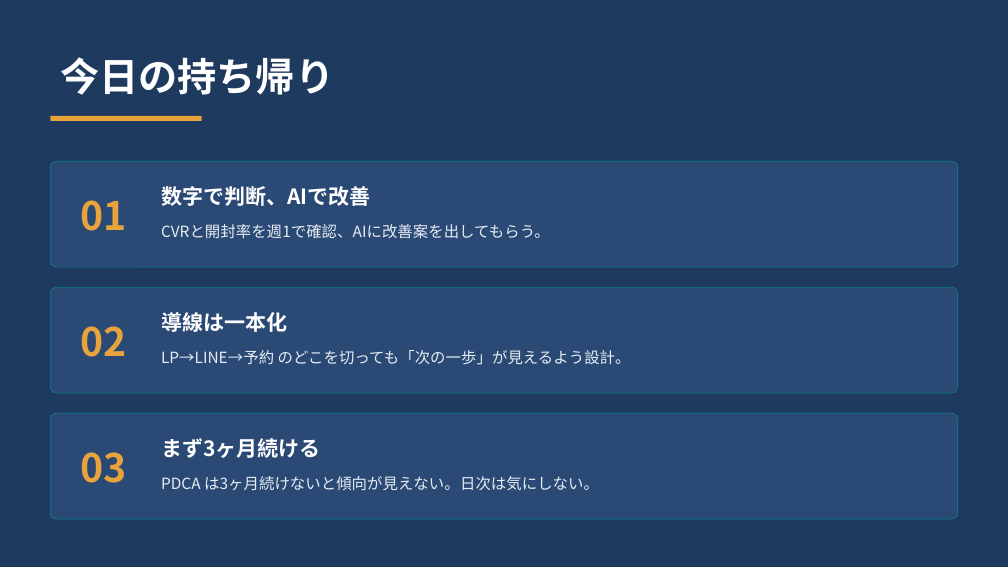
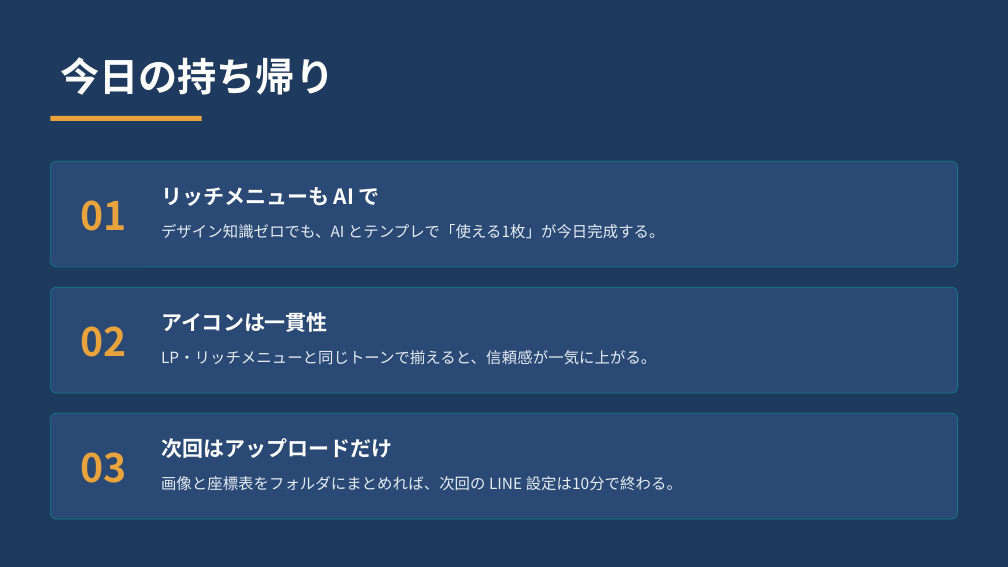
Before and after one commit to kana-story-321/github.io, a slide deck: slide 8 of lecture_pptx/out/work02.pptx. Drawn at 1008x567 pixels with LibreOffice and Linux fonts; fonts in the diff are those of the drawing. Boxes give left, top, right and bottom in pixels: in the first picture for what was removed or moved away, otherwise in the second. Text is boxed around its words. In the diff, an @@ line names an element or a change of style, - is before the commit and + after.

```diff
--- a/lecture_pptx/out/work02.pptx
+++ b/lecture_pptx/out/work02.pptx
@@ text at <box>161,187,380,206</box>: text changed @@
-数字で判断、AIで改善
+リッチメニューも AI で
@@ text at <box>161,224,665,239</box>: text changed @@
-CVRと開封率を週1で確認、AIに改善案を出してもらう。
+デザイン知識ゼロでも、AI とテンプレで「使える1枚」が今日完成する。
@@ text at <box>161,312,328,332</box>: text changed @@
-導線は一本化
+アイコンは一貫性
@@ text at <box>161,350,656,365</box>: text changed @@
-LP→LINE→予約 のどこを切っても「次の一歩」が見えるよう設計。
+LP・リッチメニューと同じトーンで揃えると、信頼感が一気に上がる。
@@ text at <box>161,438,392,458</box>: text changed @@
-まず3ヶ月続ける
+次回はアップロードだけ
@@ text at <box>161,476,682,491</box>: text changed @@
-PDCA は3ヶ月続けないと傾向が見えない。日次は気にしない。
+画像と座標表をフォルダにまとめれば、次回の LINE 設定は10分で終わる。
```
Also in this commit, not shown: 7 other slides changed, 8 other files.
